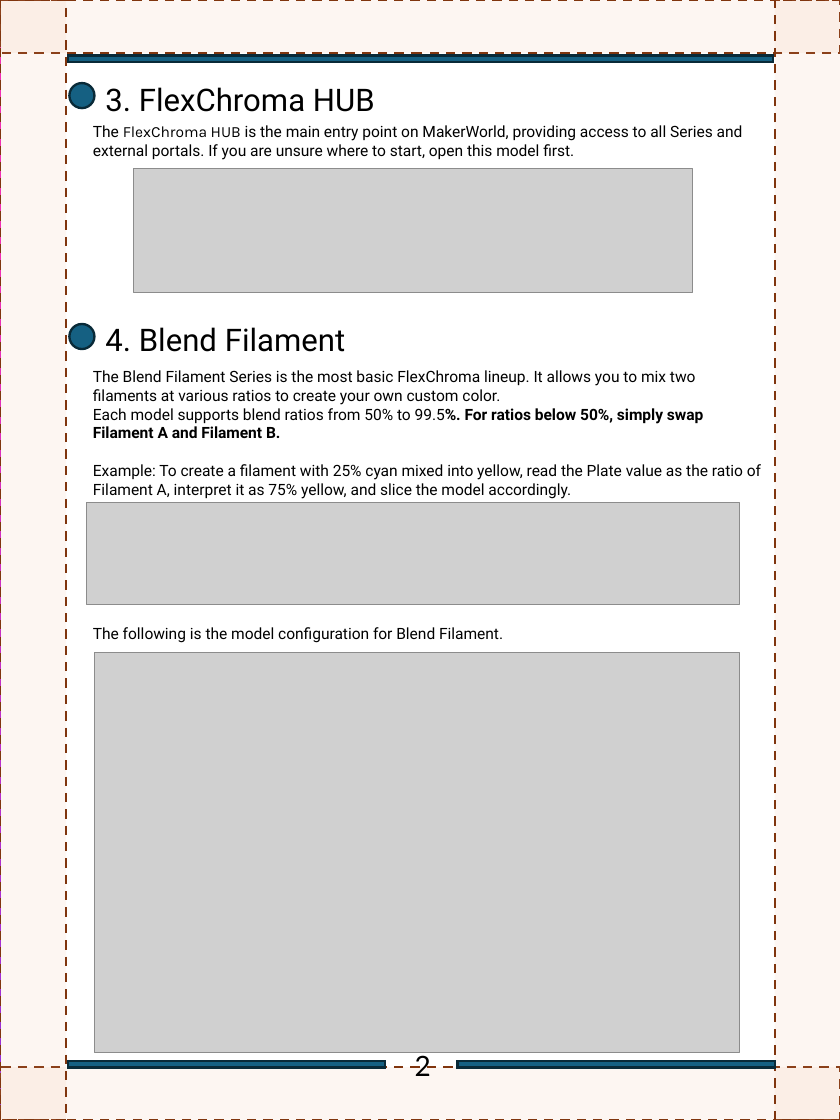
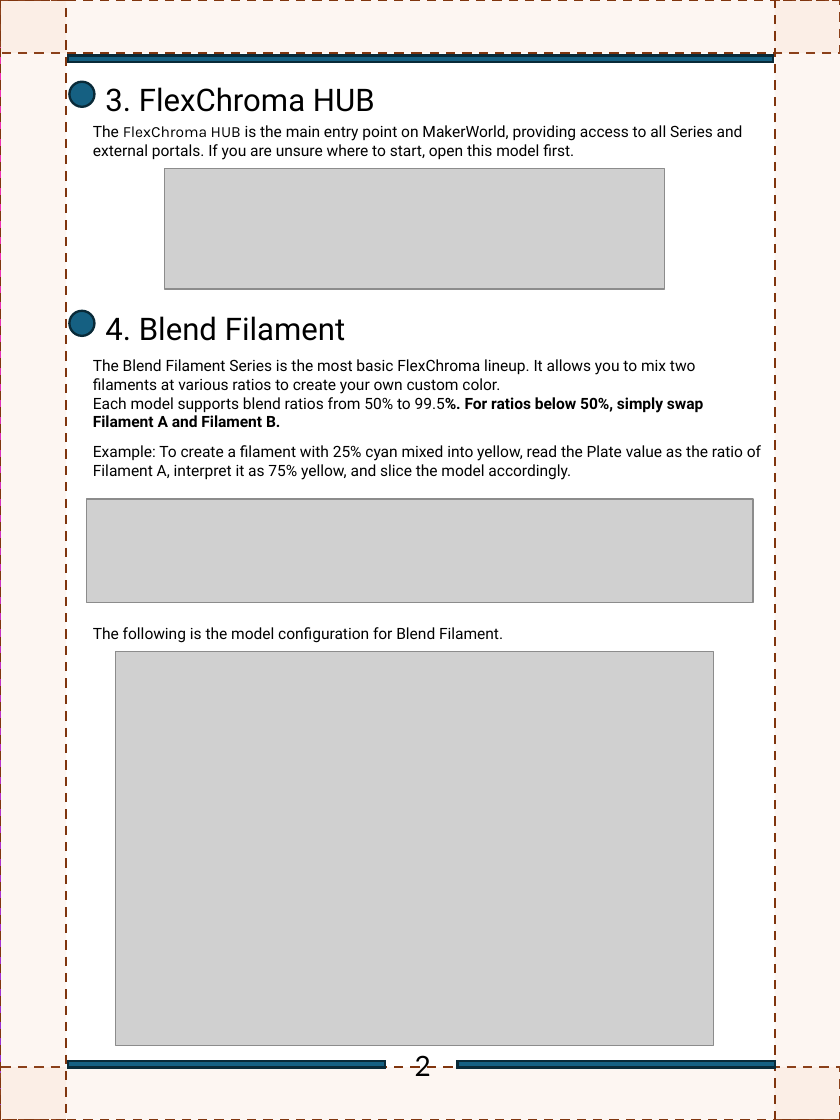
Before and after one commit to FlexChromaHQ/FlexChroma, a slide deck: slide 3 of Documents/Original/FlexChroma_Tour_Guide_EN.pptx. Drawn at 840x1120 pixels with LibreOffice and Linux fonts; fonts in the diff are those of the drawing; grey boxes stand for pictures. Boxes give left, top, right and bottom in pixels: in the first picture for what was removed or moved away, otherwise in the second. Text is boxed around its words. In the diff, an @@ line names an element or a change of style, - is before the commit and + after.

```diff
--- a/Documents/Original/FlexChroma_Tour_Guide_EN.pptx
+++ b/Documents/Original/FlexChroma_Tour_Guide_EN.pptx
@@ picture: place and size @@
-picture at bbox=[133, 168, 692, 292]
+picture at bbox=[165, 169, 664, 290]
@@ ellipse: place and size @@
-ellipse at bbox=[69, 324, 94, 348]
+ellipse at bbox=[69, 310, 94, 335]
@@ text "4. Blend Filament": place and size @@
-text "4. Blend Filament" at bbox=[105, 327, 345, 352]
+text "4. Blend Filament" at bbox=[105, 316, 345, 341]
@@ text "The Blend Filament Series is ..." rewrapped from bbox=[93, 370, 761, 499] to bbox=[93, 359, 761, 480] @@
@@ picture: place and size @@
-picture at bbox=[87, 502, 739, 604]
+picture at bbox=[87, 500, 754, 603]
@@ picture: place and size @@
-picture at bbox=[94, 652, 739, 1053]
+picture at bbox=[115, 652, 713, 1046]
```
Also in this commit, not shown: 4 other slides changed, 4 other files.
